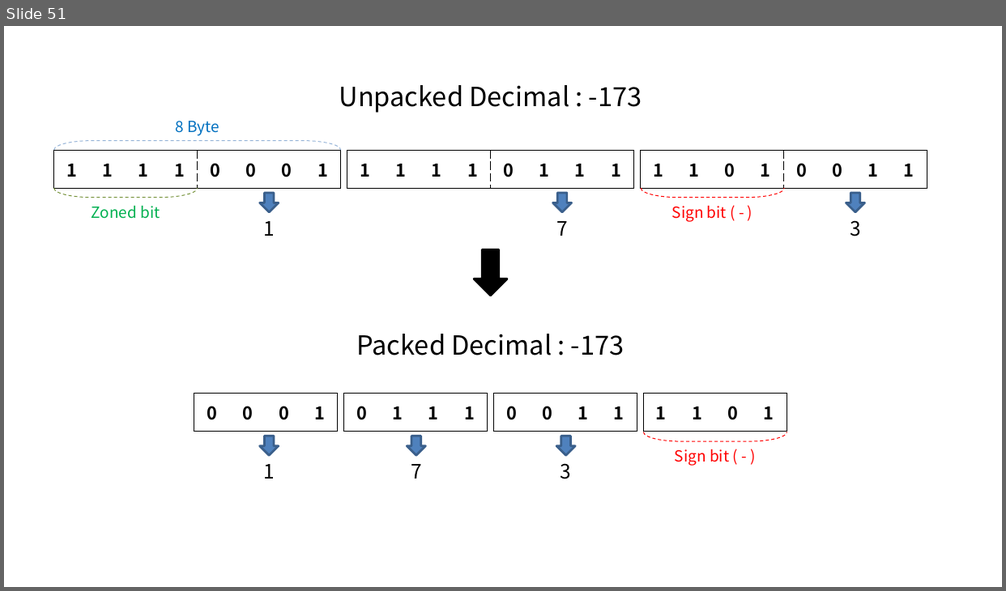
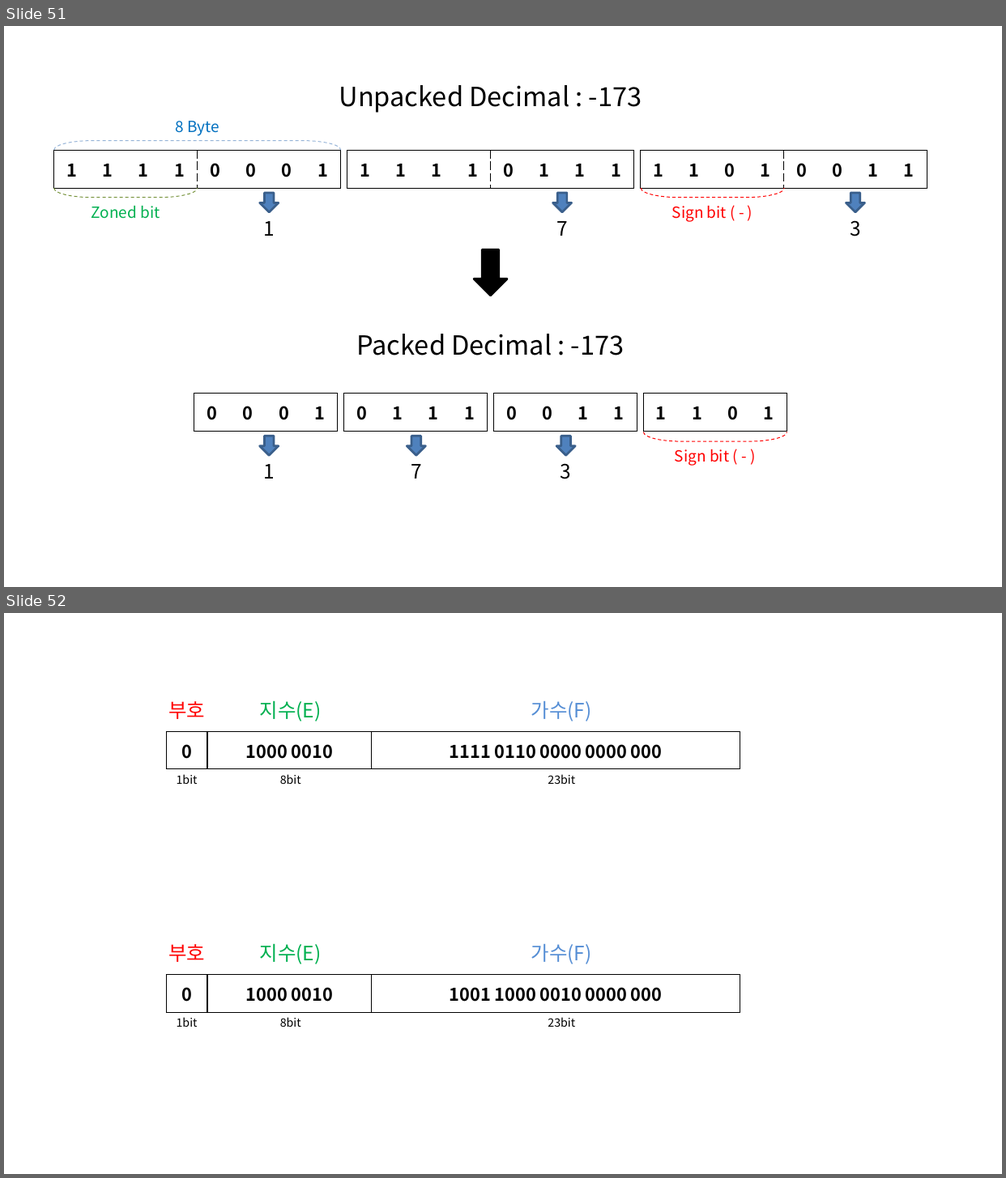
Before and after one commit to momo1108/blog, a slide deck: assets/etc/이미지제작용.pptx. Shown one above the other, each under a label of ours: slide 51 before the commit, slides 51 and 52 after it. The pictures are 1006x591 and 1006x1178 pixels, drawn with LibreOffice and Linux fonts; fonts in the diff are those of the drawing. Boxes give left, top, right and bottom in pixels: in the first picture for what was removed or moved away, otherwise in the second. Text is boxed around its words. In the diff, an @@ line names an element or a change of style, - is before the commit and + after.

```diff
--- a/assets/etc/이미지제작용.pptx
+++ b/assets/etc/이미지제작용.pptx
@@ slide 52 added at [4,613,1002,1174], background #FFFFFF @@
@@ text added at [168,701,205,719], 18 pt, text #FF0000 @@
+부호
@@ text added at [260,700,322,722], 18 pt, text #00B050 @@
+지수(E)
@@ text added at [531,701,592,722], 18 pt, text #558ED5 @@
+가수(F)
@@ table added at [166,732,740,770], 1 rows, 3 columns @@
+0 | 1000 0010 | 1111 0110 0000 0000 000
@@ text added at [177,774,198,784], 10.5 pt, text #000000 @@
+1bit
@@ text added at [280,774,301,784], 10.5 pt, text #000000 @@
+8bit
@@ text added at [548,774,575,784], 10.5 pt, text #000000 @@
+23bit
@@ text added at [168,944,205,962], 18 pt, text #FF0000 @@
+부호
@@ text added at [260,943,322,965], 18 pt, text #00B050 @@
+지수(E)
@@ text added at [531,944,592,965], 18 pt, text #558ED5 @@
+가수(F)
@@ table added at [166,975,740,1013], 1 rows, 3 columns @@
+0 | 1000 0010 | 1001 1000 0010 0000 000
@@ text added at [177,1017,198,1027], 10.5 pt, text #000000 @@
+1bit
@@ text added at [280,1017,301,1027], 10.5 pt, text #000000 @@
+8bit
@@ text added at [548,1017,575,1027], 10.5 pt, text #000000 @@
+23bit
```
Also in this commit, not shown: 3 other files.
